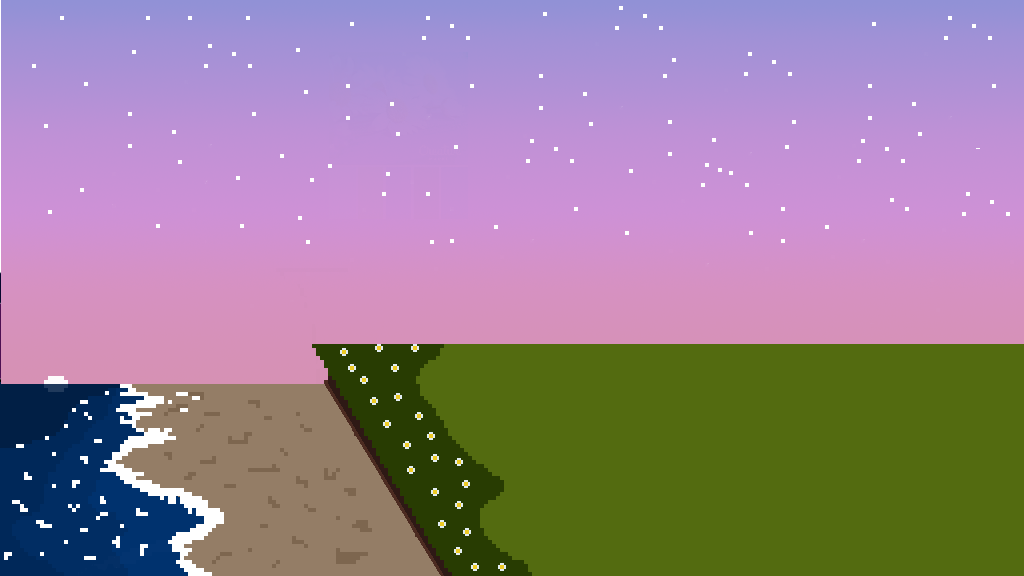
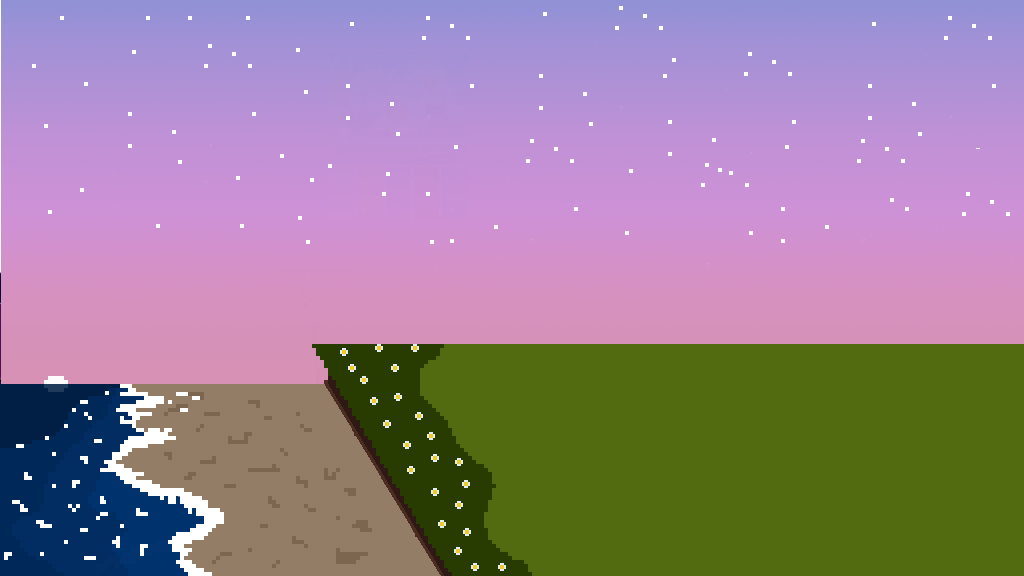
Before/after of a 1024 x 576 layered artwork. What changed in the layer stack:
painted on "CliffTopLighter" over box(416, 376, 504, 536)
painted on "Sky" over box(416, 376, 420, 384)
